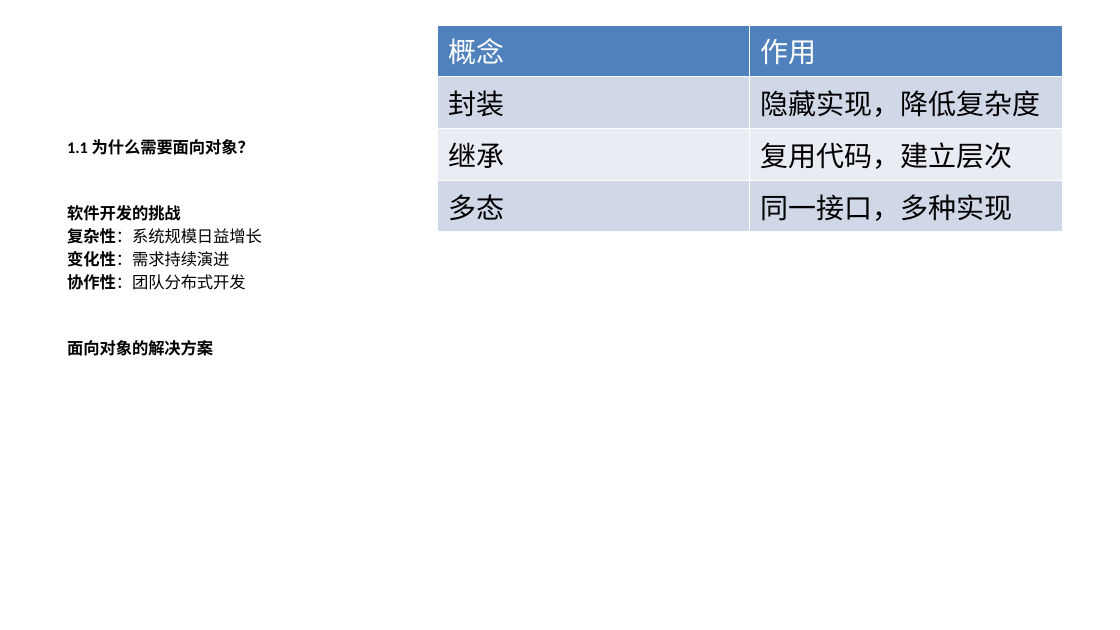
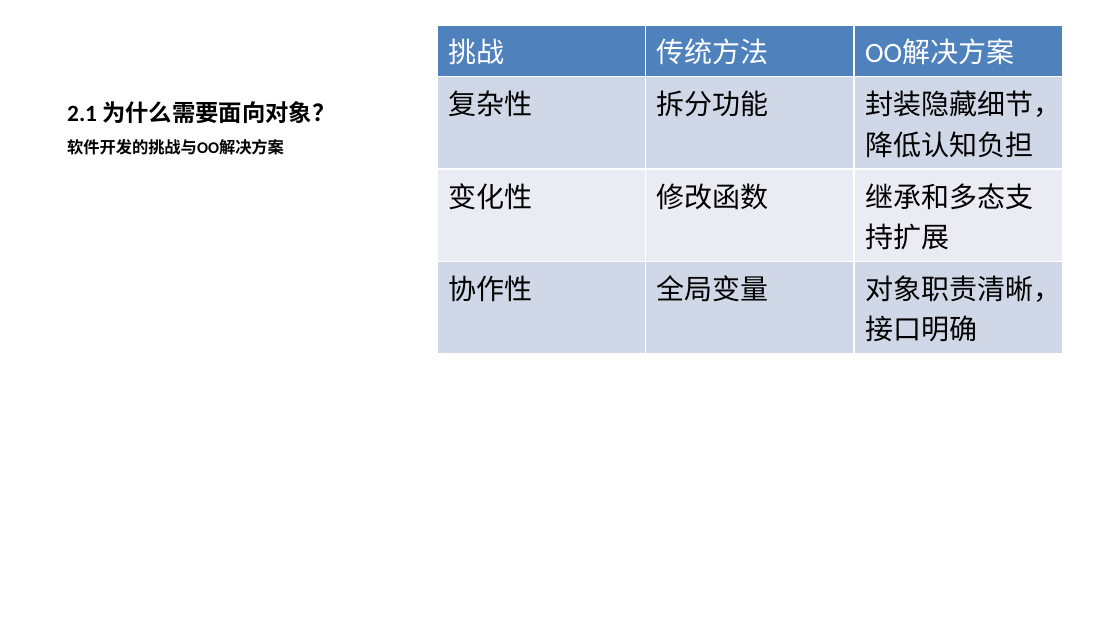
Before and after one commit to yinglichina8848/sqlrustgo, a slide deck: slide 13 of docs/教学计划/PPT/第3讲-面向对象分析设计与实现.pptx (slide 5 before the commit). Drawn at 1120x630 pixels with LibreOffice and Linux fonts; fonts in the diff are those of the drawing. Boxes give left, top, right and bottom in pixels: in the first picture for what was removed or moved away, otherwise in the second. Text is boxed around its words. In the diff, an @@ line names an element or a change of style, - is before the commit and + after.

Commit message:
docs: 重新组织第3讲PPT结构 - OOA用用例图→概念类图

```diff
--- a/docs/教学计划/PPT/第3讲-面向对象分析设计与实现.pptx
+++ b/docs/教学计划/PPT/第3讲-面向对象分析设计与实现.pptx
@@ table at <box>437,25,1062,561</box> @@
-column 1: 概念 | 封装 | 继承 | 多态
-column 2: 作用 | 隐藏实现，降低复杂度 | 复用代码，建立层次 | 同一接口，多种实现
+column 1: 挑战 | 复杂性 | 变化性 | 协作性
+column 2: 传统方法 | 拆分功能 | 修改函数 | 全局变量
+column 3: OO解决方案 | 封装隐藏细节，降低认知负担 | 继承和多态支持扩展 | 对象职责清晰，接口明确
@@ title added at <box>67,101,335,123</box>, 15 pt, text #000000, bold @@
+2.1 为什么需要面向对象？
@@ text at <box>67,139,284,155</box>: text changed @@
-1.1 为什么需要面向对象？
-软件开发的挑战
-复杂性：系统规模日益增长
-变化性：需求持续演进
-协作性：团队分布式开发
-面向对象的解决方案
+软件开发的挑战与OO解决方案
```
Also in this commit, not shown: 17 other slides changed, 34 slides added, 13 slides removed.
